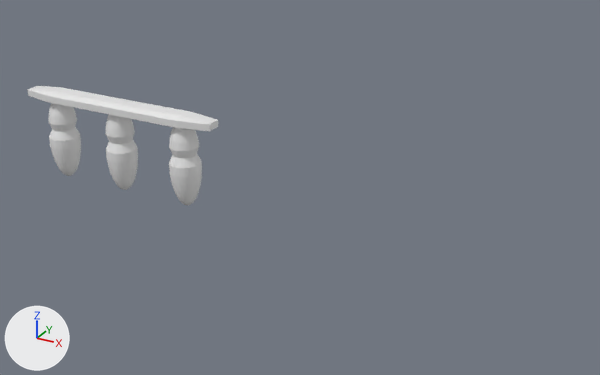
The Blender file Assets/Prefabs/Fence.blend: old version first, new version second.
Camera for both pictures: a camera (50 mm lens) standing at (35.1, -37.3, 21.1) and looking at (14.1, 0.9, 2.0). Arrows for +X, +Y and +Z are at lower left; the lights stay in place.
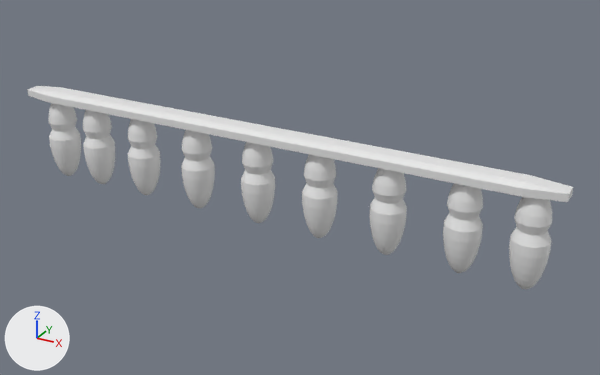
Edits to the bpy script that builds the scene:
```text
Change me_cube_001:
    where me_cube_001.from_pydata(...)  # 24 vertices, 26 faces; spans x -1.0..2.36, y -1.0..1.0, z -1.0..1.0
    used by ob_cube; location = (-0.91, -0.06, 5.12); scale = (4.2, 0.875, 0.398)
    me_cube_001 part 1: all 12 vertices in x 1.88..2.36, y -1.0..1.0, z -1.0..1.0 are moved by (4.78, 0.0, 0.0)
Change ob_sphere_001:
    ob_sphere_001.location: (6.76, 0.0, 2.39) -> (7.68, 0.0, 2.39)
Change ob_sphere_002:
    ob_sphere_002.location: (1.88, 0.0, 2.39) -> (3.63, 0.0, 2.39)
Add ob_sphere_008:
    ob_sphere_008 = bpy.data.objects.new('Sphere.008', me_sphere_002.copy())  # the mesh of ob_sphere_002
    ob_sphere_008.location = (0.04, 0.0, 2.39)
    ob_sphere_008.scale = (1.0, 1.0, 2.8)
Add ob_sphere_007:
    ob_sphere_007 = bpy.data.objects.new('Sphere.007', me_sphere_002.copy())  # the mesh of ob_sphere_002
    ob_sphere_007.location = (27.5, 0.0, 2.39)
    ob_sphere_007.scale = (1.0, 1.0, 2.8)
Add ob_sphere_006:
    ob_sphere_006 = bpy.data.objects.new('Sphere.006', me_sphere_002.copy())  # the mesh of ob_sphere_002
    ob_sphere_006.location = (24.06, 0.0, 2.39)
    ob_sphere_006.scale = (1.0, 1.0, 2.8)
Add ob_sphere_005:
    ob_sphere_005 = bpy.data.objects.new('Sphere.005', me_sphere_002.copy())  # the mesh of ob_sphere_002
    ob_sphere_005.location = (11.87, 0.0, 2.39)
    ob_sphere_005.scale = (1.0, 1.0, 2.8)
Add ob_sphere_004:
    ob_sphere_004 = bpy.data.objects.new('Sphere.004', me_sphere_002.copy())  # the mesh of ob_sphere_002
    ob_sphere_004.location = (19.94, 0.0, 2.39)
    ob_sphere_004.scale = (1.0, 1.0, 2.8)
Add ob_sphere_003:
    ob_sphere_003 = bpy.data.objects.new('Sphere.003', me_sphere_002.copy())  # the mesh of ob_sphere_002
    ob_sphere_003.location = (15.85, 0.0, 2.39)
    ob_sphere_003.scale = (1.0, 1.0, 2.8)
```

What differs and where, as boxes [x1, y1, x2, y2] in the pictures (600 x 375 px; the box of a moved part takes in the faces that stretch with it):
'Cube', reshaped (185% wider, 154% taller)
    before: [27, 86, 218, 131]
    after: [27, 86, 573, 202]
'Sphere.002', moved
    before: [105, 115, 138, 190]
    after: [128, 119, 161, 195]
'Sphere.007', added
    after: [509, 197, 552, 289]
'Sphere.001', moved
    before: [169, 127, 202, 205]
    after: [181, 130, 215, 208]
'Sphere.006', added
    after: [443, 183, 483, 273]
'Sphere.004', added
    after: [369, 168, 407, 255]
'Sphere.003', added
    after: [302, 154, 338, 238]
'Sphere.005', added
    after: [241, 142, 275, 223]
'Sphere.008', added
    after: [83, 110, 116, 184]
part 1 of me_cube_001, moved or reshaped
    before: [84, 108, 218, 131]
    after: [84, 108, 573, 202]
